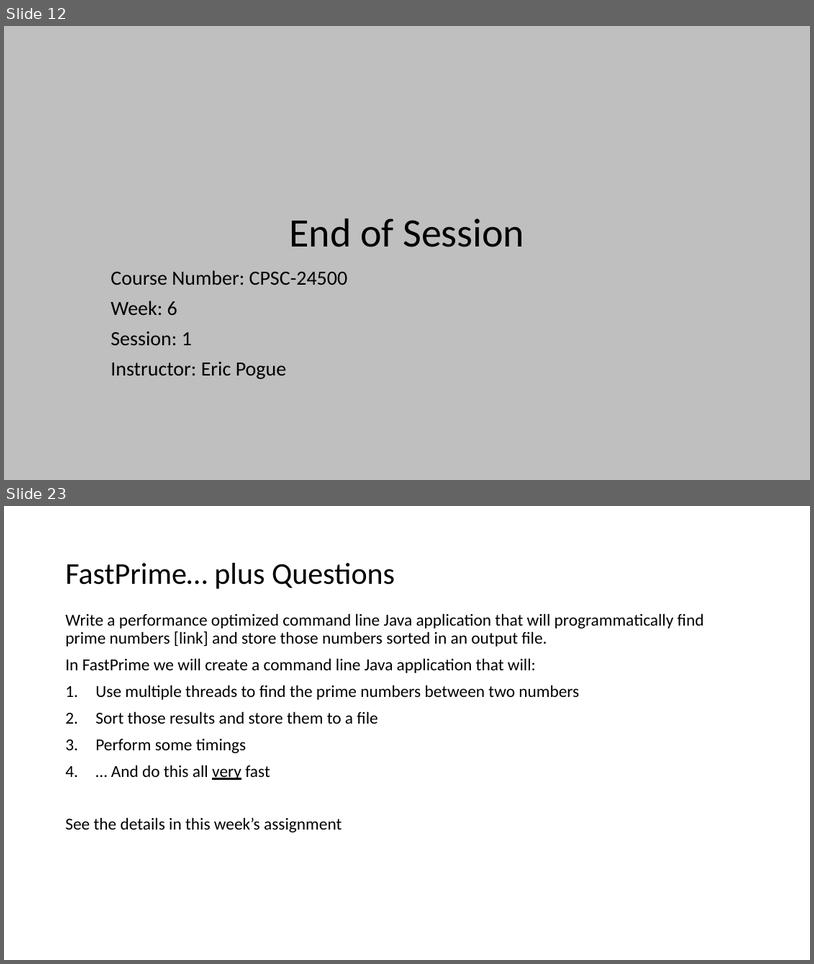
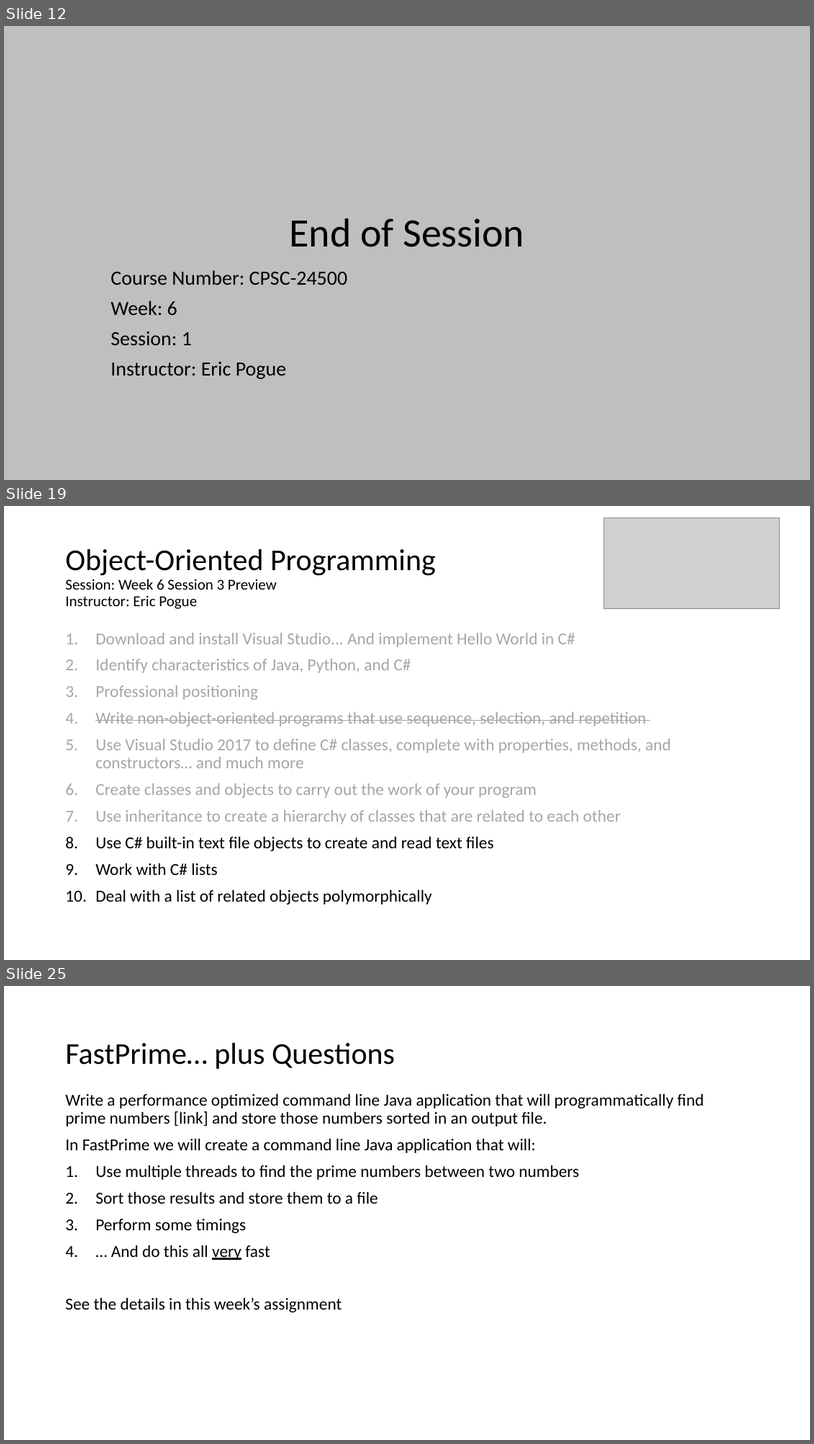
Before and after one commit to EricJPogue/www-epogue-info, a slide deck: CPSC-24500/Week06/2017SpringW06Slides.pptx. Shown one above the other, each under a label of ours: slides 12 and 23 before the commit, slides 12, 19 and 25 after it; the slides between them are not shown. The pictures are 814x964 and 814x1444 pixels, drawn with LibreOffice and Linux fonts; fonts in the diff are those of the drawing; grey boxes stand for pictures. Boxes give left, top, right and bottom in pixels: in the first picture for what was removed or moved away, otherwise in the second. Text is boxed around its words. In the diff, an @@ line names an element or a change of style, - is before the commit and + after.

```diff
--- a/CPSC-24500/Week06/2017SpringW06Slides.pptx
+++ b/CPSC-24500/Week06/2017SpringW06Slides.pptx
@@ slide 19 added at <box>4,506,810,960</box>, background #FFFFFF @@
@@ picture added at <box>604,518,780,608</box> @@
@@ title added at <box>65,549,436,609</box>, 18 pt, text #000000 @@
+Object-Oriented Programming
+Session: Week 6 Session 3 Preview
+Instructor: Eric Pogue
@@ text added at <box>95,633,671,904</box>, 20 pt, text #A6A6A6 @@
+1. Download and install Visual Studio... And implement Hello World in C#
+2. Identify characteristics of Java, Python, and C#
+3. Professional positioning
+4. Write non-object-oriented programs that use sequence, selection, and repetition
+5. Use Visual Studio 2017 to define C# classes, complete with properties, methods, and constructors… and much more
+6. Create classes and objects to carry out the work of your program
+7. Use inheritance to create a hierarchy of classes that are related to each other
+8. Use C# built-in text file objects to create and read text files
+9. Work with C# lists
+10. Deal with a list of related objects polymorphically
@@ what was slide 23 is now slide 25 @@
```
Also in this commit, not shown: 4 slides changed, 7 other slides added, 7 slides removed, 2 other files.
